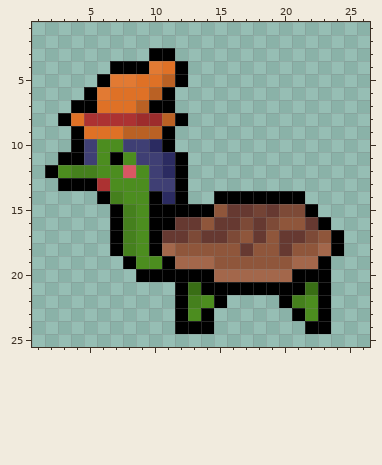
A pixel-art file gets an edit: aseprite/tartegas.aseprite. The first picture shows the starting point.
32x32 pixels, 1 frame. Shown: x 1..26, y 1..25.
After the commit:
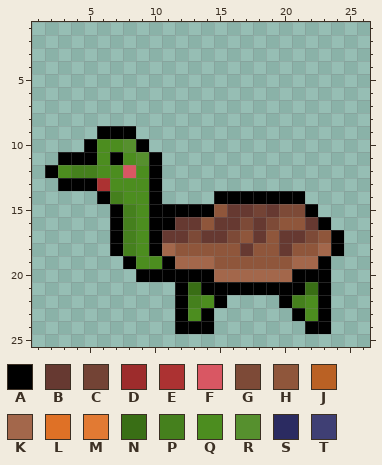
Palette (. is transparent): A #000000  B #663931  C #734335  D #9d2c2c  E #ac3232  F #d95763  G #7d4a37  H #8f563b  J #ba6124  K #a3674b  L #df7126  M #e27a33  N #396e15  P #45801d  Q #4c8d1f  R #56902e  S #2b2b61  T #3f3f74
Change:
Colour A replaces colour J in row 9 at x 8.
Colour A replaces colour L in row 9 at x 6 to 7.
Colour A replaces colour T in row 10 at x 5 and 9; in row 11 at x 5 and 10; in rows 12 to 13 at x 10.
Colour R replaces colour T in row 10 at x 8; in row 11 at x 9.
Colour A is gone in row 3 at x 10 to 11; in row 4 at x 7 to 9 and 12; in row 5 at x 6 and 12; in row 6 at x 5 and 11; in row 7 at x 4 to 5 and 10 to 11; in row 8 at x 3 and 12.
Colour A is gone in rows 9 to 10 at x 4 and 11; in rows 11 to 14 at x 12.
Colour D is gone in row 8 at x 9 to 10.
Colour E is gone in row 8 at x 5 to 8.
Colour J is gone in row 5 at x 11; in row 6 at x 10; in row 7 at x 9; in row 8 at x 11; in row 9 at x 9 to 10.
Colour L is gone in row 4 at x 11; in row 5 at x 9 to 10; in row 6 at x 7 to 9; in row 7 at x 6 to 8; in row 8 at x 4; in row 9 at x 5.
Colour M is gone in row 4 at x 10; in row 5 at x 7 to 8; in row 6 at x 6.
Colour S is gone in row 10 at x 10; in rows 11 to 12 at x 11; in row 14 at x 11.
Colour T is gone in row 13 at x 11.
Boxes around the changes in both pictures, in picture pixels (x1, y1, x2, y2):
changed: (58, 48, 188, 204)
